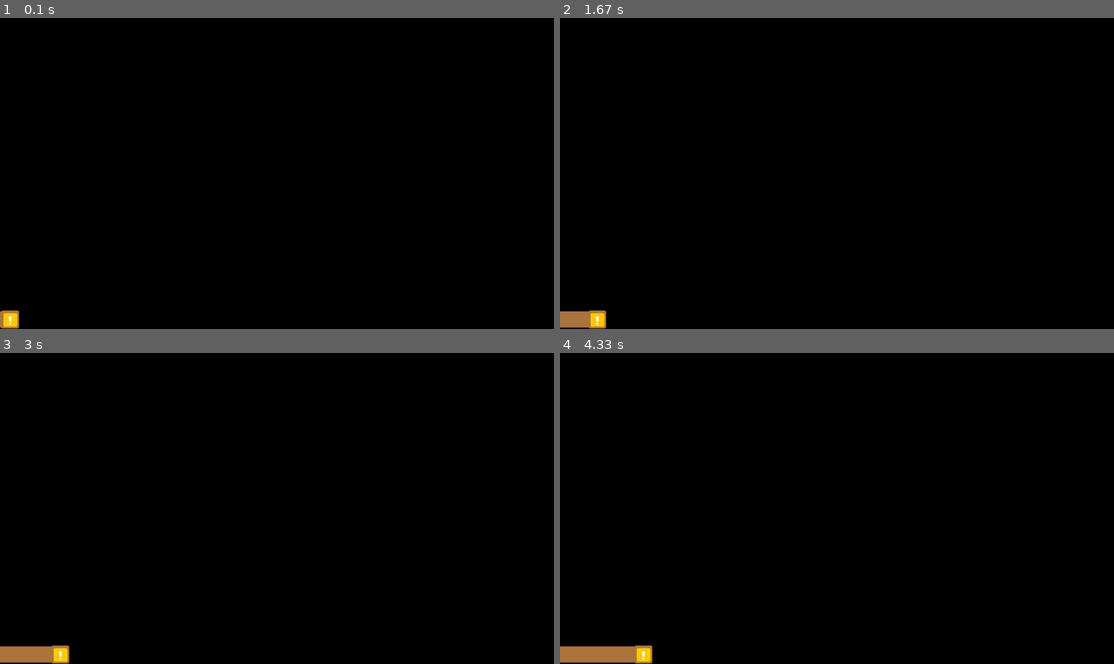
Above: before the commit, frames 1-4 (two rows, left to right).
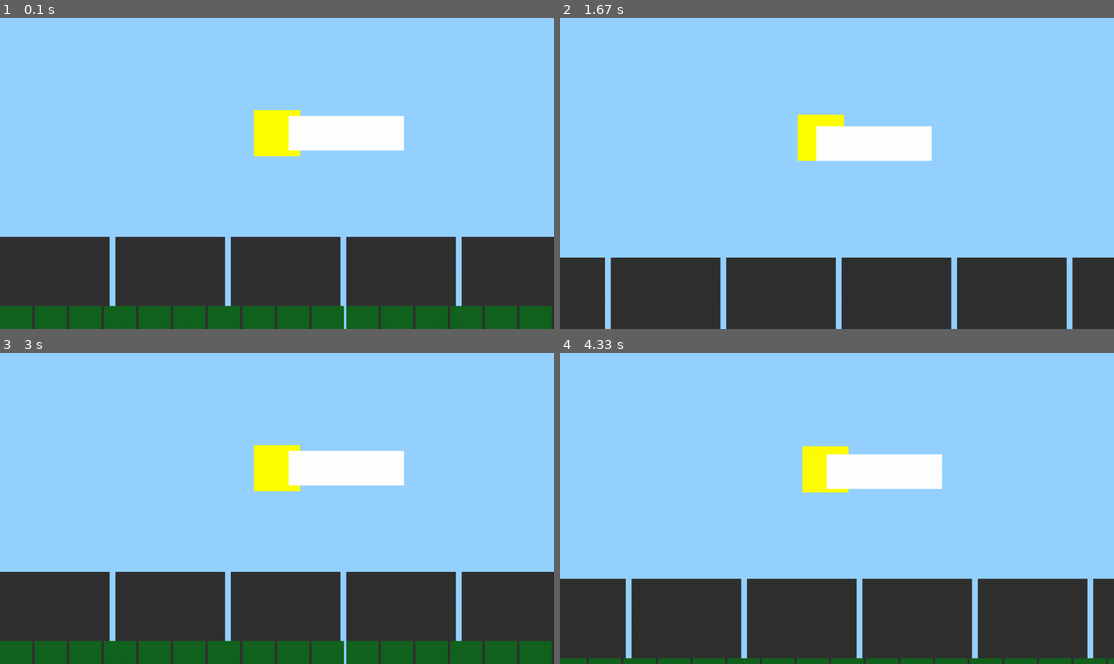
Above: after the commit, the same moments.

Repository: Firedan1176/Pygame-Platformer
Game: pygame game, started from game.py
The game is run twice, just before and just after one commit, with the same random seed, the same clock (stepped at 60 frames per second) and the same inputs.
Inputs:
- Up to frame 1 (0.1 s): no input
- Up to frame 2 (1.67 s): hold Right 0.33-0.8 s; hold Up 0.83-1.13 s; hold Right 1.17-1.63 s
- Up to frame 3 (3 s): hold Left 1.67-2.2 s; hold Down 2.23-2.53 s; hold Left 2.57-2.97 s
- Up to frame 4 (4.33 s): hold Up 3-3.37 s; hold Right 3.4-4.03 s; hold Down from 4.07 s (still down)

The runs differ from the first frame. In frame 1, 100% of the frame differs, in the area x 0-100%, y 0-100%; in frame 2, 100%; in frame 3, 100%; in frame 4, 100%.

Commit message:
Input axis and parallax
Added option for input axes, changing the updates of all axes to per-frame rather than on event.

Added parallax to the engine and created a simple demo scene.

Diff:
--- /dev/null
+++ b/editor.py
@@ -0,0 +1,34 @@
+import pygame
+import objects
+import inputcontrol
+import loading
+from graphics import Camera
+from pygame.math import Vector2
+import sys
+from pygame.locals import *
+
+
+
+
+if __name__ == "__main__":
+    pygame.init()
+    display = pygame.display.set_mode((960, 540))
+    pygame.display.set_caption("Pygame Level Editor")
+
+    clock = pygame.time.Clock()
+
+    camera = Camera(15)
+
+    while True:
+        for event in pygame.event.get():
+            if event.type == QUIT:
+                import ctypes
+                if ctypes.windll.user32.MessageBoxW(0, "Any unsaved progress will be lost!", "Are you sure?", 1) == 1:
+                    print("Editor exit")
+                    pygame.quit()
+                    sys.exit()
+            elif event.type == MOUSEMOTION:
+                pygame.display.update()
+
+
+        clock.tick(30)
--- a/game.py
+++ b/game.py
@@ -12,6 +12,7 @@
 pygame.init()
 
 display = pygame.display.set_mode((960, 540))
+gameScreen = pygame.Surface((480, 270))
 pygame.display.set_caption("Pygame Project")
 
 clock = pygame.time.Clock()
@@ -20,33 +21,40 @@
 class testScene:
 
     def __init__(self):
+        background = GameObject(0, position = Vector2(0, 0), scale = Vector2(480, 270))
+        background.colorize((150, 210, 255))
 
-        import random
+        sun = GameObject(1, position = Vector2(220, 150), scale = Vector2(40, 40))
+        sun.colorize((255, 255, 0))
 
-        self.obj = GameObject(0)
-        self.obj.position = Vector2(0, 0)
-        self.obj.scale = Vector2(32, 32)
-        self.obj.buildSprite("tiles_spritesheet_256.png")
-        self.obj.sprite.partition("Test", pygame.Rect(0, 0, 256, 256), (32, 32))
+        cloud = GameObject(2, position = Vector2(250, 155), scale = Vector2(100, 30))
+        cloud.colorize((255, 255, 255))
+
+        for x in range(30):
+            a = GameObject(10, position = Vector2(x * 30, 0), scale = Vector2(28, 20))
+            a.colorize((20, 100, 30))
+
+            b = GameObject(4, position = Vector2(x * 100, 0), scale = Vector2(95, 80))
+            b.colorize((50, 50, 50))
+
 
 camera = Camera(15)
+
+def moveCamera(direction):
+    camera.position += direction
+
+inputcontrol.createAxis("Move Horizontal", K_RIGHT, K_LEFT, lambda x: moveCamera(Vector2(x, 0)))
+inputcontrol.createAxis("Move Vertical", K_UP, K_DOWN, lambda x: moveCamera(Vector2(0, -x)))
+
 
 a = testScene()
 
 while True:
-    for event in pygame.event.get():
-        #Exit game
-        if event.type == QUIT:
-            print("Closing game...")
-            pygame.quit()
-            sys.exit(0)
+    inputcontrol.evaluate(pygame.event.get())
 
-        #Uber awesome event key processing
-        elif event.type == KEYDOWN or event.type == KEYUP:
-            inputcontrol.evaluate(event)
-
-    #objects.solvePhysics()
-    camera.render(display)
-    a.obj.position += Vector2(1, 0)
+    objects.solvePhysics()
+    camera.render(gameScreen)
+    scaled_display = pygame.transform.scale(gameScreen, (960, 540))
+    display.blit(scaled_display, (0, 0))
     pygame.display.update()
     clock.tick(30)
--- a/graphics.py
+++ b/graphics.py
@@ -7,18 +7,19 @@
 
     def __init__(self, z):
         super().__init__(z)
-        self.parallax = 0.25
+        self.parallax = 0.5
+
+    def render(self, display):
+        for obj in objects.getObjectsOfType(GameObject):
+            #Excluded GameObjects
+            if obj.__class__ in [Camera]: continue
+            if obj.visible and obj.sprite and obj.z < self.z:
+                #Reorient the position
+                new_pos = Vector2(obj.position.x, display.get_height() - obj.position.y - obj.scale.y)
+
+                #Offset based on parallax
+
+                new_pos -= self.position * (obj.z * self.parallax)
 
 
-        self.resolution = pygame.display.get_surface().get_size()
-
-    def render(self, display):
-        for obj in reversed(objects.getObjectsOfType(GameObject)):
-            if obj.visible and obj.sprite and obj.z < self.z:
-                #Reorient the position
-                new_pos = Vector2(obj.position.x, self.resolution[1] - obj.position.y - obj.scale.y)
-
-                #Offset based on parallax
-                #new_pos *= (obj.z * self.parallax)
-
-                display.blit(obj.sprite.get(), new_pos)
+                display.blit(obj.sprite, new_pos)
--- a/inputcontrol.py
+++ b/inputcontrol.py
@@ -1,4 +1,7 @@
+import pygame
+import sys
 from pygame.locals import *
+from utils import friendlyName
 
 inputScheme = {}
 
@@ -12,6 +15,22 @@
         self.activation = activation
         self.action = action
         self.args = args or None
+
+class useraxis:
+
+    def __init__(self, name, positive, negative, action, *args):
+        self.value = 0
+        self.name = name
+        self.positive = positive
+        self.negative = negative
+        self.action = action
+        self.args = args or None
+
+#Generates a new Axis object that will call lambda function
+def createAxis(name = "New axis", positive = None, negative = None, action = None, *args):
+    name = friendlyName(name, inputScheme)
+    _axis = useraxis(name, positive, negative, action, args)
+    inputScheme[name] = _axis
 
 def createInput(name = "New input", val = None, activation = 0, action = None, *args):
     #Name check, tacks on a number to avoid overwriting
@@ -27,7 +46,26 @@
 
 #Evaluates a single keyboard event. Evaluating 'action' passes the instance to the lambda function.
 #Example: action = lambda obj: print(obj.id)
-def evaluate(event):
-    for item in inputScheme.values():
-        if event.key == item.val and event.type == item.activation:
-            item.action(item.args)
+def evaluate(events):
+    for event in events:
+        if event.type == QUIT:
+            print("Closing game...")
+            pygame.quit()
+            sys.exit(0)
+
+        elif event.type == KEYDOWN or event.type == KEYUP:
+            for item in inputScheme.values():
+                if item.__class__ == userinput and event.key == item.val and event.type == item.activation:
+                    item.action(item.args)
+
+                elif item.__class__ == useraxis:
+                    if event.key == item.positive:
+                        if event.type == KEYDOWN: item.value = 1
+                        elif event.type == KEYUP: item.value = 0
+                    elif event.key == item.negative:
+                        if event.type == KEYDOWN: item.value = -1
+                        elif event.type == KEYUP: item.value = 0
+
+    #TODO: This may be laggy. This evaluates EVERY axis if it's non-zero, and if there's a ton, then may be laggy
+    for item in [axis for axis in inputScheme.values() if axis.__class__ == useraxis]:
+        if item.value != 0: item.action(item.value)
--- a/objects.py
+++ b/objects.py
@@ -28,18 +28,20 @@
 Base object for game, used for display, movement and position
 """
 class GameObject():
-    def __init__(self, z):
+    def __init__(self, z = 1, position = Vector2(0, 0), scale = Vector2(32, 32)):
         self.z = z
-        self.position = Vector2(0, 0)
-        self.scale = Vector2(32, 32)
+        self.position = position
+        self.scale = scale
         self.rotation = 0
-        self.sprite = None
         self.visible = True
 
         insertObject(self)
 
-    def buildSprite(self, filename):
-        self.sprite = Sprite(filename)
+    #Used to color the GameObject for testing
+    def colorize(self, color):
+        self.sprite = pygame.Surface(self.scale)
+        self.sprite.fill(color)
+
 
 #This sets position and allows input of two integers, a tuple, or a vector2
     def setPosition(self, x, y = None):
--- a/physics.py
+++ b/physics.py
@@ -99,10 +99,4 @@
 
     for obja in objs:
         if not obja.static:
-            obja.velocity += gravity
-        for objb in objs:
-            if obja != objb and obja.collisions and objb.collisions and intersect(obja, objb):
-                resolveCollision4(obja, objb)
-
-        if not obja.static:
             obja.position += obja.velocity
--- a/sprites.py
+++ b/sprites.py
@@ -1,65 +1,32 @@
 import pygame
+
+#{spritename : Surface}}
+sprite_database = {}
+
+def loadSpritesheet(filename):
+    if filename in sprite_database:
+        return
+
 
 class Sprite:
     def __init__(self, filename):
         self.sprite_table = {}
 
-        a = pygame.Surface((32, 32))
-        a.fill((255, 0, 255))
-        self.sprite_table["None"] = [a]
+        empty = pygame.Surface((32, 32))
+        empty.fill((255, 0, 255))
+        self.sprite_table["None"] = [empty]
         self.sprite_index = 0
         self.playback_speed = 1
         self.target_sprite = "None"
 
-        try:
-            self.surf = pygame.image.load(filename).convert_alpha()
-        except Exception as e:
-            #TODO: Throw an error? What should happen?
-            pass
-
-    #Partition this Spritesheet into individual Surfaces
-    #Returns the list of Surfaces
-    def partition(self, name = "Sprite list", rect = pygame.Rect(0, 0, 32, 32), size = (32, 32)):
-        lst = []
-        if ((rect.h - rect.y) % size[1] != 0 or (rect.w - rect.x) % size[0] != 0):
-            print("Sprite loading error: Partition dimensions are not divisible by the size given")
-            return None
-
-        for y in range(rect.h - rect.y // size[0]):
-            for x in range(rect.w - rect.x // size[1]):
-                a = pygame.Surface(size)
-                a.blit(self.surf, rect, rect)
-                lst.append(a)
-
-        #Add the list, with name, into the dictionary
-        #While loop will avoid overwriting
-        count = 0
-        temp_name = name
-        while temp_name in self.sprite_table:
-            count += 1
-            temp_name = name + " " + str(count)
-
-        #Set the "default" sprite from None to this partition IF this is the first partition
-        if len(self.sprite_table) == 1: self.target_sprite = name
-
-        self.sprite_table[temp_name] = lst
-        return lst
-
-    #Returns a Surface of the current sprite to draw.
-    def get(self, name = None):
-        if name == None:
-            if self.target_sprite == "None":
-                return self.sprite_table["None"][0]
-            else:
-                return self.sprite_table[self.target_sprite][self.sprite_index]
+        global sprite_database
+        if filename in sprite_database:
+            self.surf = sprite_database[filename]
         else:
-            return self.sprite_table[name][self.sprite_index]
-
-    #Plays a sprite animation from the sprite_table
-    def play(self, name, looping = True):
-        self.target_sprite = name
-        self.sprite_index = 0
-        pass
-
-    def stop(self, name):
-        pass
+            try:
+                self.surf = pygame.image.load(filename).convert_alpha()
+                self.sprite_filename = filename
+            except Exception as e:
+                #TODO: Throw an error? What should happen?
+                pass
+            sprite_database[filename] = self
--- a/utils.py
+++ b/utils.py
@@ -47,10 +47,11 @@
     iterator = iterator[:i - 1] + iterator[i:]
     return iterator
 
-
-#a = [37, 4, 19, 34, 10, 5, 9, 2]
-#
-#a = insertionSort(a)
-#print(a)
-#a = remove(a, 10)
-#print(a)
+#Generates a friendly name that increments until no new occurrence is in lst
+def friendlyName(name, lst):
+    count = 0
+    temp_name = name
+    while temp_name in lst:
+        count += 1
+        temp_name = name + " " + str(count)
+    return temp_name
Not shown, changed: .gitignore
